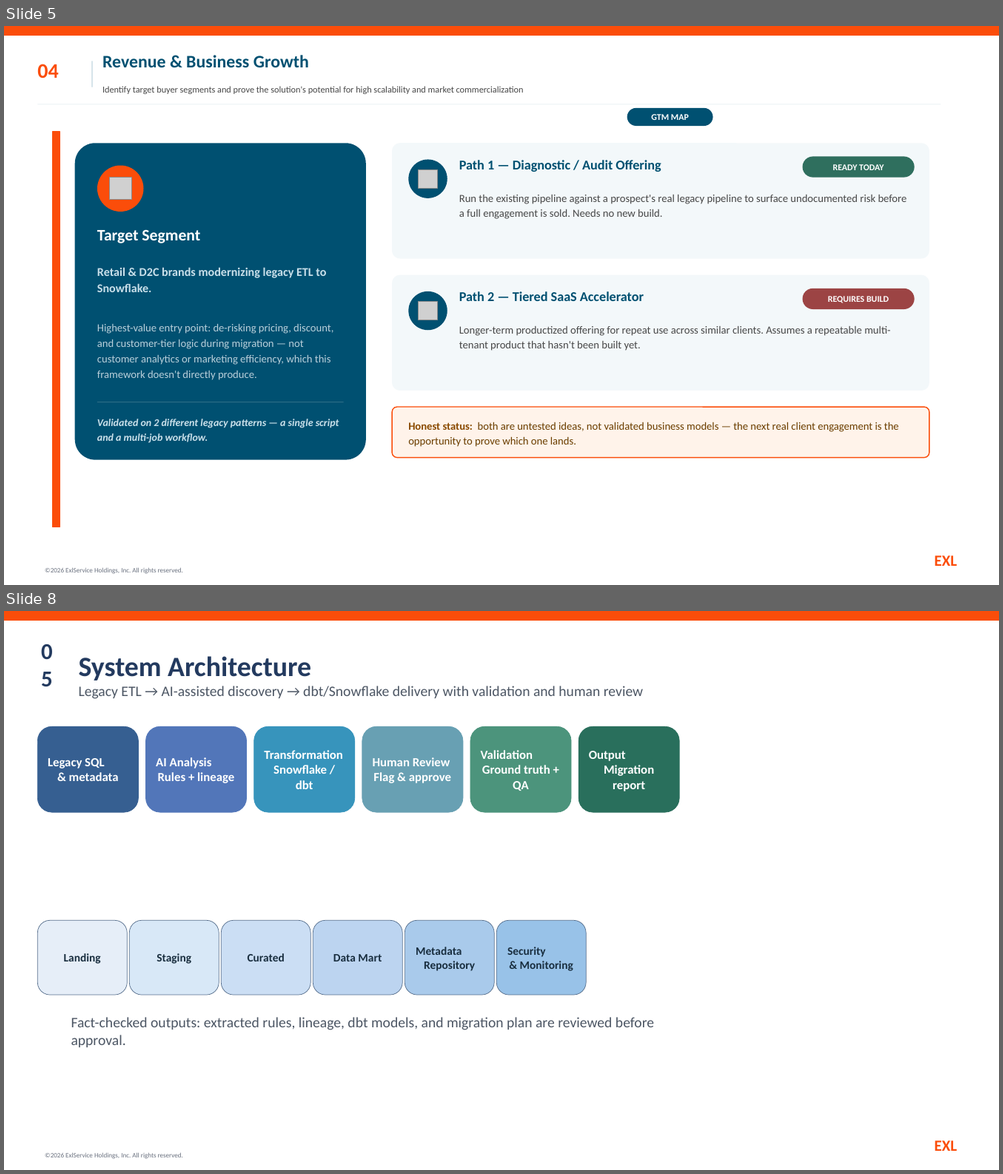
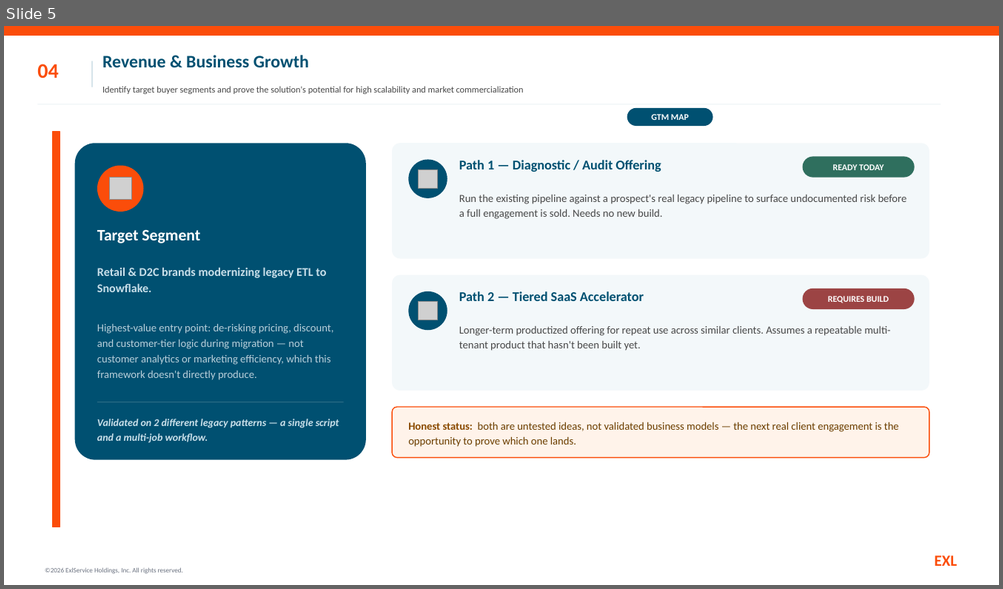
Before and after one commit to anilkpanuganti/exl-renaissance-hackathon, a slide deck: docs/Dragons_Den_Presentation_Template.pptx. Shown one above the other, each under a label of ours: slides 5 and 8 before the commit, slide 5 after it; the slides between them are not shown. The pictures are 1003x1174 and 1003x589 pixels, drawn with LibreOffice and Linux fonts; fonts in the diff are those of the drawing; grey boxes stand for pictures. Boxes give left, top, right and bottom in pixels: in the first picture for what was removed or moved away, otherwise in the second. Text is boxed around its words. In the diff, an @@ line names an element or a change of style, - is before the commit and + after.

Commit message:
ppt

```diff
--- a/docs/Dragons_Den_Presentation_Template.pptx
+++ b/docs/Dragons_Den_Presentation_Template.pptx
@@ slide 8 removed at (4, 611, 999, 1170), background #FFFFFF; not listed: 3 template elements that a slide beside it also shows @@
@@ text removed at (34, 633, 71, 671) @@
-05
@@ text removed at (79, 656, 311, 681) @@
-System Architecture
@@ text removed at (79, 686, 643, 699) @@
-Legacy ETL → AI-assisted discovery → dbt/Snowflake delivery with validation and human review
@@ rounded rectangle removed at (37, 726, 138, 812) @@
-Legacy SQL
-& metadata
@@ rounded rectangle removed at (146, 726, 247, 812) @@
-AI Analysis
-Rules + lineage
@@ rounded rectangle removed at (254, 726, 355, 812) @@
-Transformation
-Snowflake / dbt
@@ rounded rectangle removed at (362, 726, 463, 812) @@
-Human Review
-Flag & approve
@@ rounded rectangle removed at (470, 726, 571, 812) @@
-Validation
-Ground truth + QA
@@ rounded rectangle removed at (578, 726, 679, 812) @@
-Output
-Migration report
@@ text removed at (142, 753, 159, 779) @@
-→
@@ text removed at (250, 753, 267, 779) @@
-→
@@ text removed at (358, 753, 375, 779) @@
-→
@@ text removed at (466, 753, 483, 779) @@
-→
@@ text removed at (575, 753, 591, 779) @@
-→
@@ rounded rectangle removed at (37, 920, 127, 995) @@
-Landing
@@ rounded rectangle removed at (129, 920, 219, 995) @@
-Staging
@@ rounded rectangle removed at (221, 920, 310, 995) @@
-Curated
@@ rounded rectangle removed at (313, 920, 402, 995) @@
-Data Mart
@@ rounded rectangle removed at (404, 920, 494, 995) @@
-Metadata
-Repository
@@ rounded rectangle removed at (496, 920, 586, 995) @@
-Security
-& Monitoring
@@ text removed at (71, 1017, 654, 1048) @@
-Fact-checked outputs: extracted rules, lineage, dbt models, and migration plan are reviewed before approval.
```
Also in this commit, not shown: 2 slides changed, 1 slide added, 1 other slide removed.
